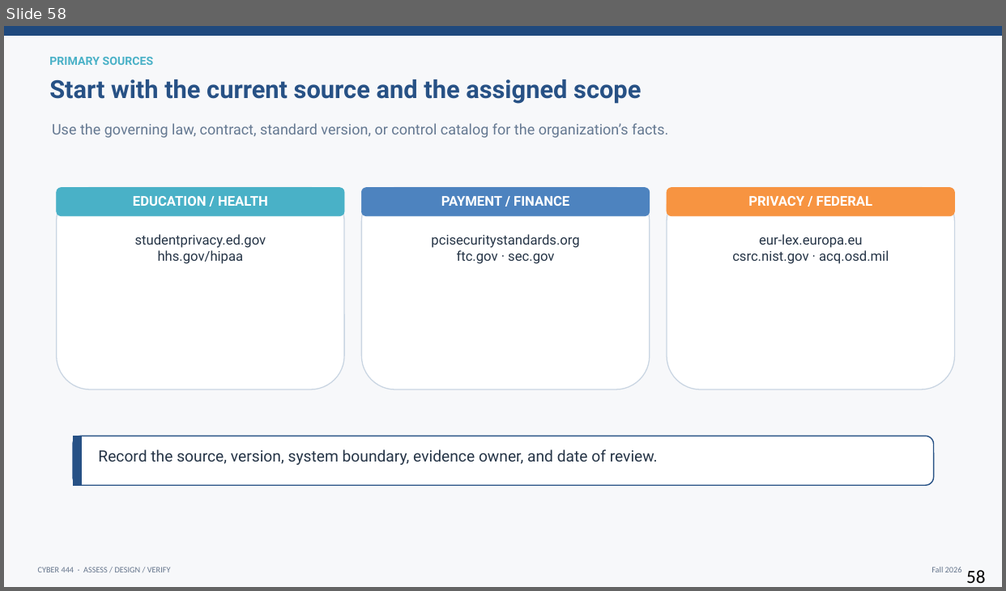
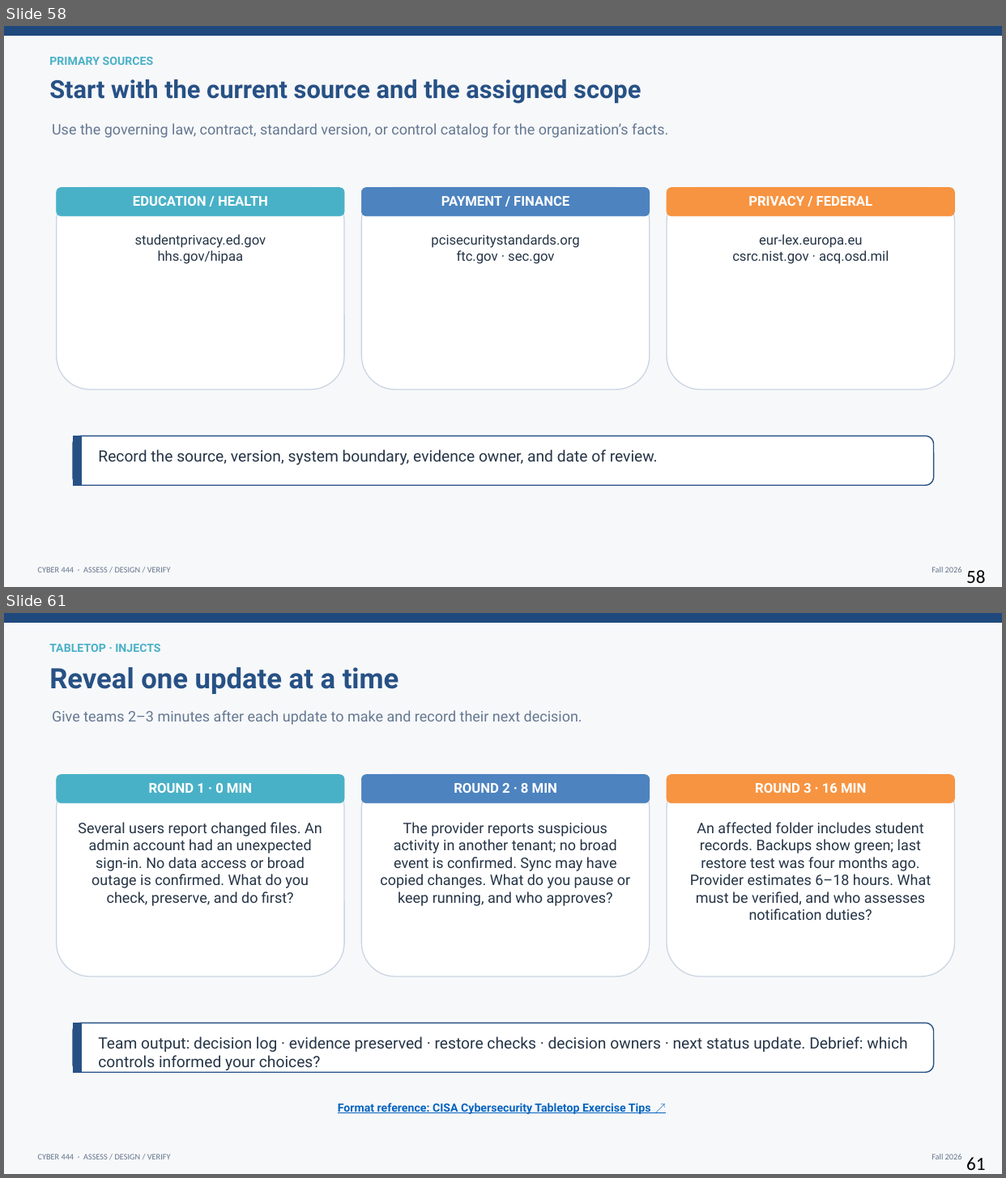
Before and after one commit to BYU-CYBER-444/byu-cyber-444.github.io, a slide deck: lectures/CYBER444_Week09_CIS_STIG_and_Compliance.pptx. Shown one above the other, each under a label of ours: slide 58 before the commit, slides 58 and 61 after it; the slides between them are not shown. The pictures are 1006x591 and 1006x1178 pixels, drawn with LibreOffice and Linux fonts; fonts in the diff are those of the drawing. Boxes give left, top, right and bottom in pixels: in the first picture for what was removed or moved away, otherwise in the second. Text is boxed around its words. In the diff, an @@ line names an element or a change of style, - is before the commit and + after.

```diff
--- a/lectures/CYBER444_Week09_CIS_STIG_and_Compliance.pptx
+++ b/lectures/CYBER444_Week09_CIS_STIG_and_Compliance.pptx
@@ slide 61 added at (x1=4, y1=613, x2=1002, y2=1174), background #F7F8FA; not listed: 3 template elements that a slide beside it also shows @@
@@ text added at (x1=49, y1=644, x2=160, y2=652), 11 pt, text #49B1C7, bold @@
+TABLETOP · INJECTS
@@ text added at (x1=49, y1=667, x2=399, y2=694), 27 pt, text #275185, bold @@
+Reveal one update at a time
@@ text added at (x1=52, y1=710, x2=582, y2=725), 14 pt, text #647891 @@
+Give teams 2–3 minutes after each update to make and record their next decision.
@@ rounded rectangle added at (x1=57, y1=775, x2=345, y2=977), fill #FFFFFF, outline #C9D5E2 1 pt @@
@@ rounded rectangle added at (x1=57, y1=775, x2=345, y2=803), fill #49B1C7, outline #49B1C7 0.5 pt @@
@@ rounded rectangle added at (x1=362, y1=775, x2=650, y2=977), fill #FFFFFF, outline #C9D5E2 1 pt @@
@@ rounded rectangle added at (x1=362, y1=775, x2=650, y2=803), fill #4D83BF, outline #4D83BF 0.5 pt @@
@@ rounded rectangle added at (x1=667, y1=775, x2=955, y2=977), fill #FFFFFF, outline #C9D5E2 1 pt @@
@@ rounded rectangle added at (x1=667, y1=775, x2=955, y2=803), fill #F79441, outline #F79441 0.5 pt @@
@@ text added at (x1=149, y1=783, x2=252, y2=793), 13 pt, text #FFFFFF, bold @@
+ROUND 1 · 0 MIN
@@ text added at (x1=454, y1=783, x2=557, y2=793), 13 pt, text #FFFFFF, bold @@
+ROUND 2 · 8 MIN
@@ text added at (x1=755, y1=783, x2=866, y2=793), 13 pt, text #FFFFFF, bold @@
+ROUND 3 · 16 MIN
@@ text added at (x1=78, y1=822, x2=322, y2=906), 14 pt, text #253446 @@
+Several users report changed files. An admin account had an unexpected sign-in. No data access or broad outage is confirmed. What do you check, preserve, and do first?
@@ text added at (x1=380, y1=822, x2=630, y2=906), 14 pt, text #253446 @@
+The provider reports suspicious activity in another tenant; no broad event is confirmed. Sync may have copied changes. What do you pause or keep running, and who approves?
@@ text added at (x1=690, y1=822, x2=931, y2=920), 14 pt, text #253446 @@
+An affected folder includes student records. Backups show green; last restore test was four months ago. Provider estimates 6–18 hours. What must be verified, and who assesses notification duties?
@@ rounded rectangle added at (x1=73, y1=1023, x2=934, y2=1072), fill #FFFFFF, outline #275185 1.1 pt @@
@@ rectangle added at (x1=73, y1=1023, x2=81, y2=1072), fill #275185, outline #275185 0.5 pt @@
@@ text added at (x1=98, y1=1037, x2=907, y2=1071), 15 pt, text #253446 @@
+Team output: decision log · evidence preserved · restore checks · decision owners · next status update. Debrief: which controls informed your choices?
@@ text added at (x1=338, y1=1103, x2=651, y2=1114), 11 pt, text #0563C1, bold, underline @@
+Format reference: CISA Cybersecurity Tabletop Exercise Tips ↗
@@ text added at (x1=966, y1=1157, x2=985, y2=1170), 18 pt, text #000000 @@
+61
```
Also in this commit, not shown: 2 other slides added, 9 other files.
